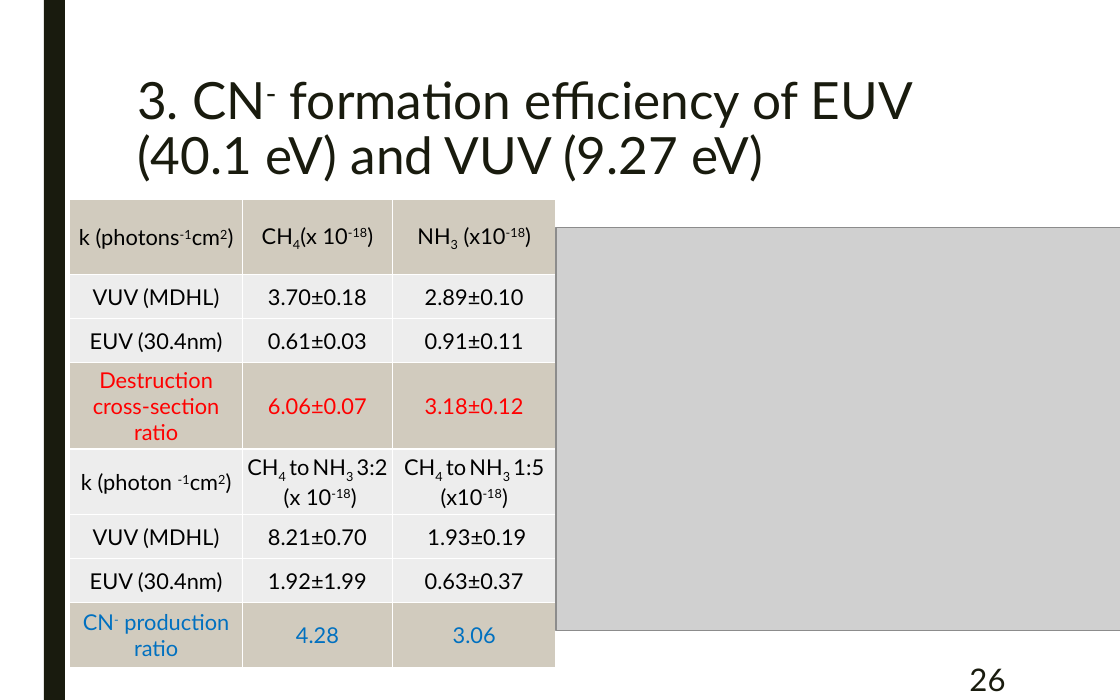
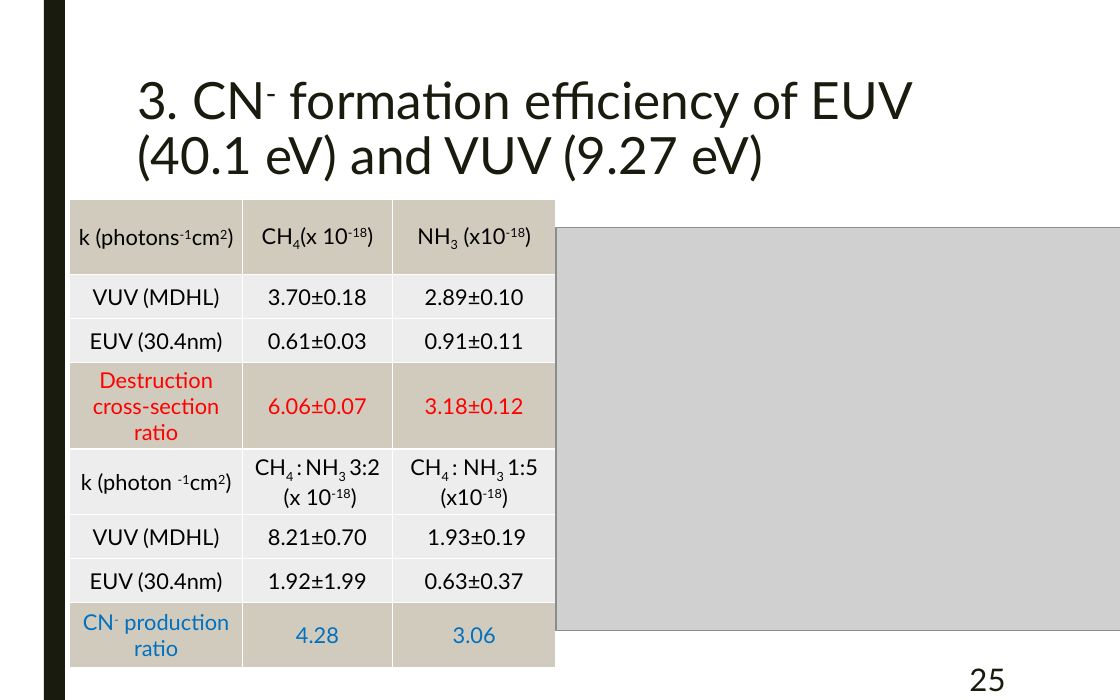
Before and after one commit to samuello1228/lily, a slide deck: slide 25 of doc/VUV and EUV irradiation of CH4 + NH3.pptx (slide 26 before the commit). Drawn at 1120x700 pixels with LibreOffice and Linux fonts; fonts in the diff are those of the drawing; grey boxes stand for pictures. Boxes give left, top, right and bottom in pixels: in the first picture for what was removed or moved away, otherwise in the second. Text is boxed around its words. In the diff, an @@ line names an element or a change of style, - is before the commit and + after.

```diff
--- a/doc/VUV and EUV irradiation of CH4 + NH3.pptx
+++ b/doc/VUV and EUV irradiation of CH4 + NH3.pptx
@@ table at bbox=[69, 199, 556, 668] @@
-row 5, column 2: CH4 to NH3 3:2 / (x 10-18)
+row 5, column 2: CH4 : NH3 3:2 / (x 10-18)
-row 5, column 3: CH4 to NH3 1:5 (x10-18)
+row 5, column 3: CH4 : NH3 1:5 (x10-18)
@@ page number at bbox=[969, 668, 1005, 692]: text changed @@
-26
+25
```
Also in this commit, not shown: 11 other slides changed, 1 other file.
